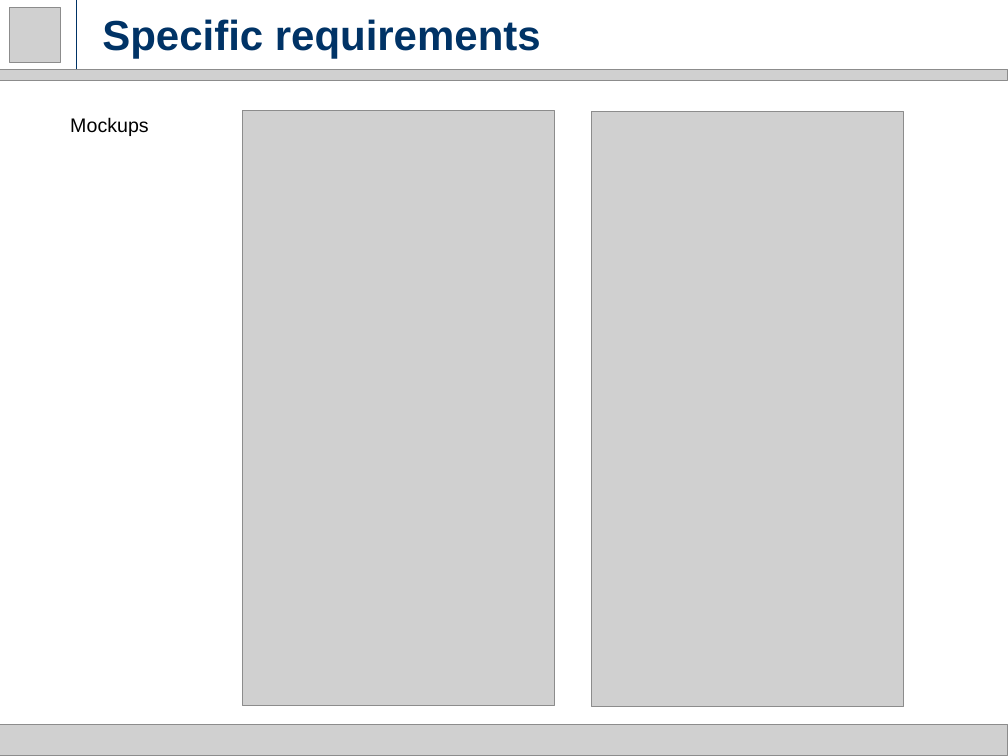
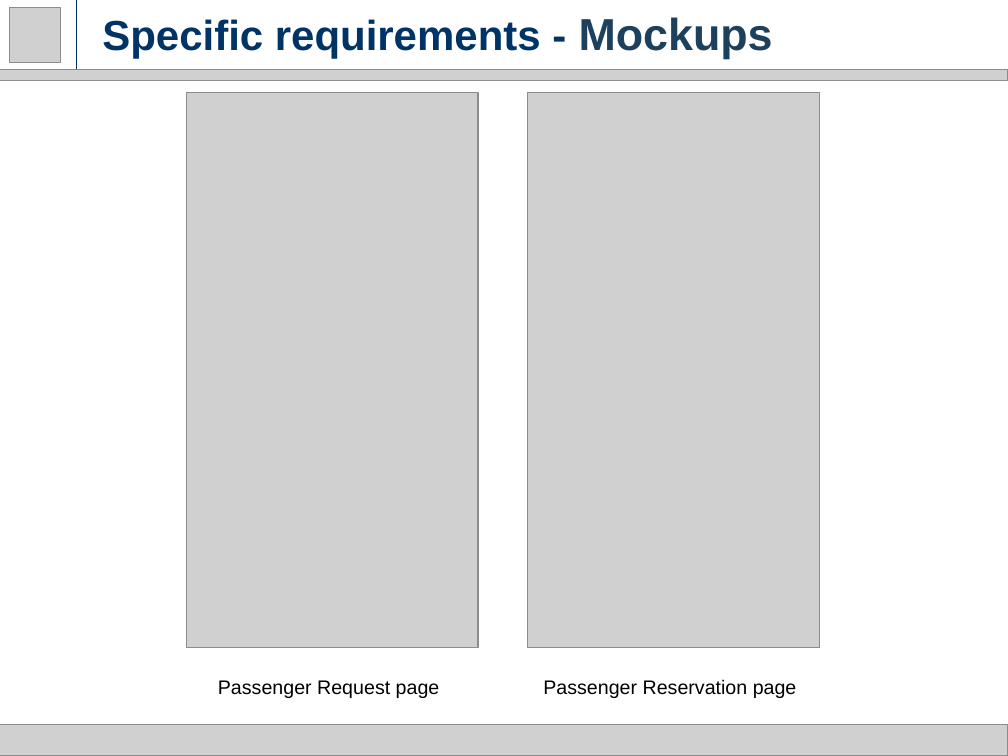
Before and after one commit to milica13629/SW2015, a slide deck: slide 11 of RASD.pptx (slide 10 before the commit). Drawn at 1008x756 pixels with LibreOffice and Linux fonts; fonts in the diff are those of the drawing; grey boxes stand for pictures. Boxes give left, top, right and bottom in pixels: in the first picture for what was removed or moved away, otherwise in the second. Text is boxed around its words. In the diff, an @@ line names an element or a change of style, - is before the commit and + after.

```diff
--- a/RASD.pptx
+++ b/RASD.pptx
@@ title at bbox=[102, 17, 773, 59]: text changed @@
-Specific requirements
+Specific requirements - Mockups
@@ text removed at bbox=[70, 117, 149, 136] @@
-Mockups
@@ picture: place and size @@
-picture at bbox=[242, 111, 554, 707]
+picture at bbox=[186, 93, 478, 648]
@@ picture: place and size @@
-picture at bbox=[592, 112, 904, 708]
+picture at bbox=[528, 93, 820, 648]
@@ text added at bbox=[218, 680, 440, 698], 14 pt, text #000000 @@
+Passenger Request page
@@ text added at bbox=[543, 679, 797, 698], 14 pt, text #000000 @@
+Passenger Reservation page
```
Also in this commit, not shown: 10 other slides changed, 11 slides added, 1 slide removed.
